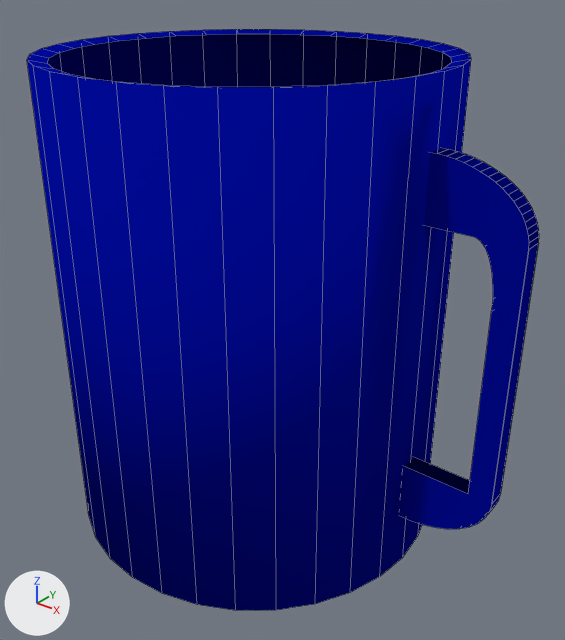
Before and after pictures for a commit that changed the Blender file working/paul/Coffee/coffee.blend.
Camera for both pictures: a camera (50 mm lens) standing at (0.506, -0.582, 0.343) and looking at (0.046, -0.007, -0.013). Every picture has the same lights, and +X, +Y and +Z are marked at lower left. Mesh edges are drawn as thin lines.

In view in the first picture: 'Mug', 'Mug (Handle)'.
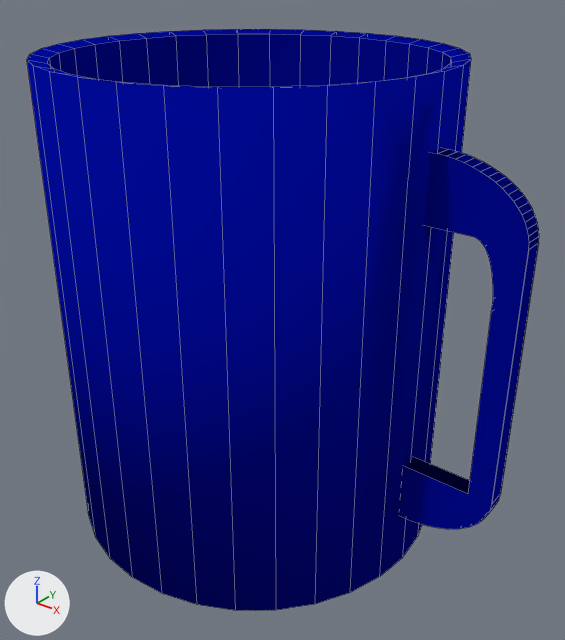
Where the newer file only moved an object's origin or applied its transform, the numbers keep the older frame.

Boxes (x1, y1, x2, y2) around the edits, measured in the pictures (565 x 640 px):
'Mug (Interior)', shown (blue)
    after: (47, 34, 451, 87)

The change, as a diff of the scene's bpy script:
```diff
--- a/working/paul/Coffee/coffee.blend.py
+++ b/working/paul/Coffee/coffee.blend.py
@@ me_cylinder_001 @@
 me_cylinder_001.from_pydata(...)  # 64 vertices, 33 faces; spans x -0.183..0.183, y -0.186..0.186, z -0.204..0.246
 # used by ob_mug__interior; location = (0.001, 0.001, 0.0); rotation_euler = (0.0, 0.0, -1.571), in degrees (0, 0, -90)
+# me_cylinder_001 part 1: the whole mesh is turned -90 degrees about the z axis through the mesh origin
 me_cylinder_001.materials.append(mat_ceramic)
@@ ob_mug__interior @@
 ob_mug__interior = bpy.data.objects.new('Mug (Interior)', me_cylinder_001)
-ob_mug__interior.location = (0.001, 0.001, 0.0)
-ob_mug__interior.rotation_euler = (0.0, 0.0, -1.571)  # degrees (0, 0, -90)
-ob_mug__interior.hide_viewport = True
+ob_mug__interior.location = (0.0, 0.0, 0.0)
```
